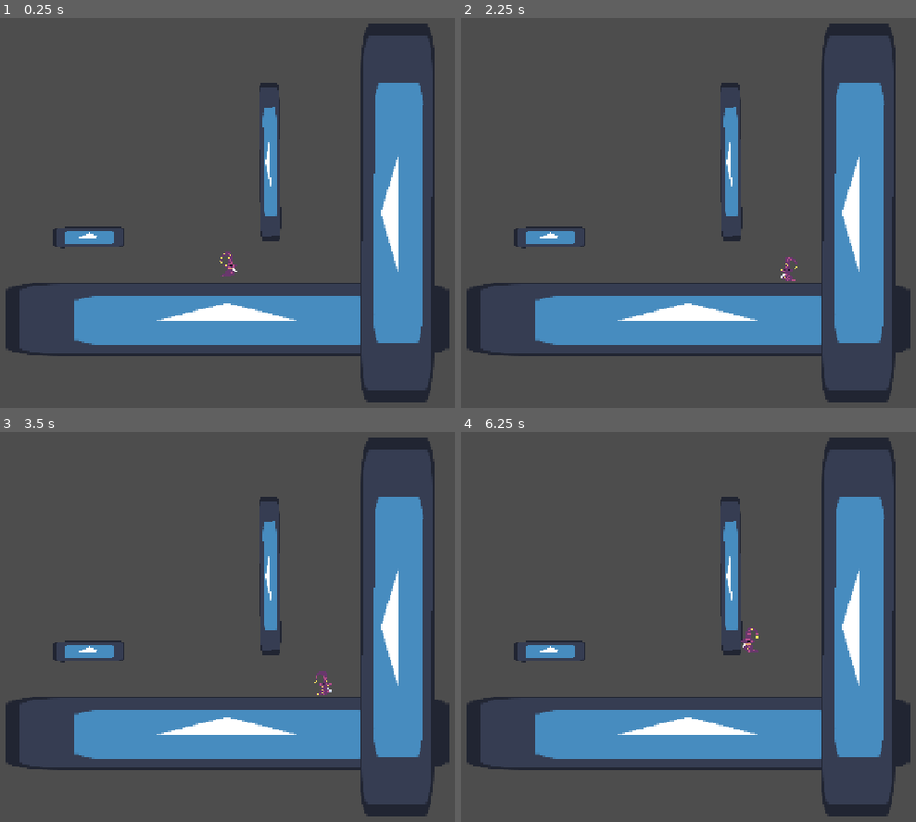
Above: before the commit, frames 1-4 (two rows, left to right).
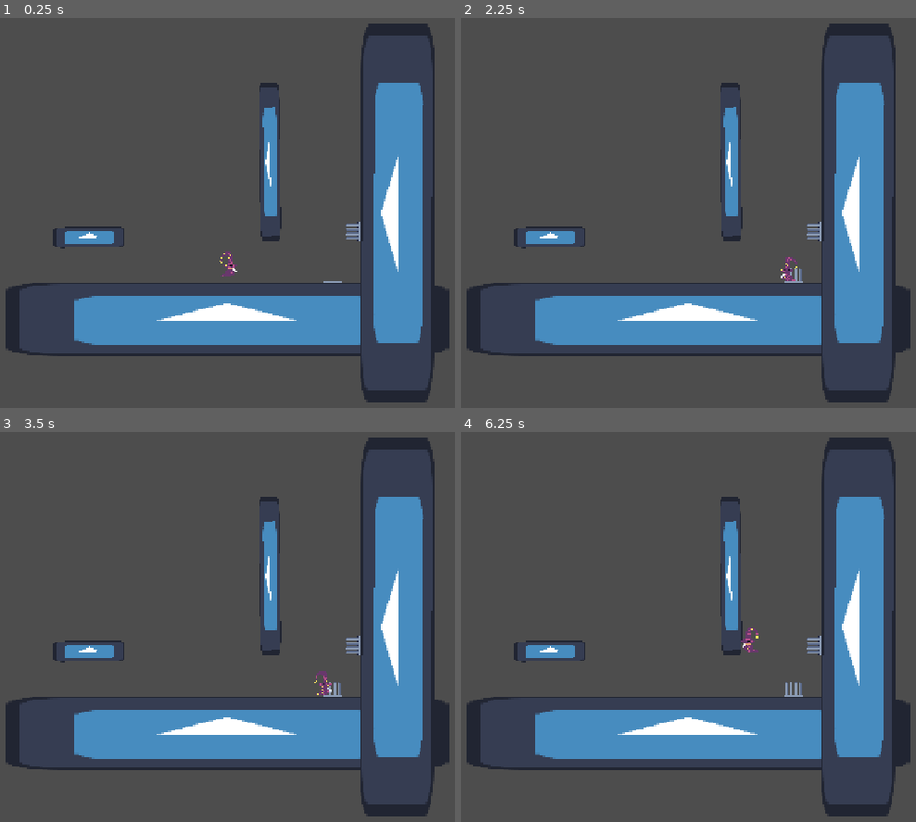
Above: after the commit, the same moments.

Repository: ADKeiber/WizardPlatformGame
Game: Godot game, scene res://scenes/levels/testlevel.tscn
Same seed, same stepped clock (60 frames per second), same inputs: the game is played once before the commit and once after it. The engine's default icon, where the game draws it, is replaced by a stand-in: a white triangle on a blue panel in a dark square.
Inputs (mouse positions are in pixels of both pictures, inside the frame that each line leads up to):
- Up to frame 1 (0.25 s): no input
- Up to frame 2 (2.25 s): move the mouse to (884, 197) at 0.52 s; hold D (move_right) 0.53-2.03 s; tap Mouse wheel down (Down-Scroll) at 0.6 s; tap Space (jump) at 0.77, 1.52 s; move the mouse to (574, 240) at 1.27 s; tap E (E-Key) at 1.35 s; tap Enter at 2 s; move the mouse to (797, 127) at 2.02 s; press the mouse at (797, 127) at 2.03 s; hold A (move_left) from 2.03 s (still down)
- Up to frame 3 (3.5 s): move the mouse to (222, 716) at 2.77 s; release A (move_left) at 2.78 s; release the mouse at (222, 716) at 2.78 s; hold D (move_right) from 2.78 s (still down); tap Shift (L-Shift) at 2.85 s; tap Space (jump) at 3.02 s
- Up to frame 4 (6.25 s): move the mouse to (outside the picture) at 3.52 s; hold Q (Q-Key) 3.53-4.28 s; tap Space (jump) at 3.77, 4.25, 4.52, 6.02 s; move the mouse to (501, 572) at 4.27 s; release D (move_right) at 4.28 s; hold A (move_left) 4.28-5.03 s; tap Mouse wheel up (Up-Scroll) at 4.35 s; move the mouse to (761, 634) at 5.02 s; hold D (move_right) 5.03-5.78 s; tap Mouse wheel down (Down-Scroll) at 5.1 s; move the mouse to (611, 529) at 5.77 s; hold A (move_left) from 5.78 s (still down); tap E (E-Key) at 5.85 s

The runs differ from the first frame. In frame 1, 0.1% of the frame differs, in the area x 71-80%, y 52-68%; in frame 2, 0.2%; in frame 3, 0.2%; in frame 4, 0.2%.

Commit message:
Spike scene created
Spike scene created and working

Diff:
--- a/components/placeable_component.tscn
+++ b/components/placeable_component.tscn
@@ -13,7 +13,7 @@
 	# do something with selection
 
 func _on_placed() -> void:
-
+	pass
 "
 
 [node name="PlaceableComponent" type="Node2D" unique_id=1192867037]
--- a/scenes/character/wizard.gd
+++ b/scenes/character/wizard.gd
@@ -1,4 +1,5 @@
 extends CharacterBody2D
+class_name Wizard
 
 @export var speed : int = 300
 @export var acceleration : int = 60
--- a/scenes/levels/testlevel.tscn
+++ b/scenes/levels/testlevel.tscn
@@ -1,5 +1,6 @@
 [gd_scene format=3 uid="uid://dq2ocxyvl6a2b"]
 
+[ext_resource type="PackedScene" uid="uid://b0vnve3tive8s" path="res://scenes/platforms/spikes.tscn" id="1_3hckn"]
 [ext_resource type="PackedScene" uid="uid://c2drvg5n10vpi" path="res://scenes/character/wizard.tscn" id="1_b81ow"]
 [ext_resource type="Texture2D" uid="uid://tuupvmd0ge7k" path="res://icon.svg" id="2_wopdt"]
 
@@ -12,6 +13,14 @@
 size = Vector2(271.88177, 34.426548)
 
 [node name="testlevel" type="Node2D" unique_id=894645183]
+
+[node name="Spikes2" parent="." unique_id=1902292362 instance=ExtResource("1_3hckn")]
+position = Vector2(761, 455)
+_static = false
+
+[node name="Spikes" parent="." unique_id=254715732 instance=ExtResource("1_3hckn")]
+position = Vector2(794, 381.99997)
+rotation = -1.5761151
 
 [node name="StaticBody2D" type="StaticBody2D" parent="." unique_id=2033979914]
 position = Vector2(595, 468)
--- /dev/null
+++ b/scenes/platforms/spikes.gd
@@ -0,0 +1,59 @@
+extends Node2D
+
+
+@export var _static : bool
+@export var down_time : float = 2.0
+@export var up_time : float = 2.0
+
+
+@onready var timer : Timer = $Timer
+@onready var animation : AnimatedSprite2D = $AnimatedSprite2D
+@onready var area : Area2D = $Area2D
+var up : bool = false
+var player : Wizard
+
+func  _ready() -> void:
+	if _static  == true:
+		animation.play("static")
+		up = true
+	else:
+		timer.wait_time = down_time
+		timer.start()
+
+
+func _on_area_2d_body_entered(body: Node2D) -> void:
+	if body is Wizard:
+		player = body
+	if up == true:
+		check_death()
+
+
+func _on_area_2d_body_exited(body: Node2D) -> void:
+	if body is Wizard:
+		player = null
+
+
+
+
+func _on_timer_timeout() -> void:
+	if up == false:
+		animation.play("activate")
+		up = true
+		check_death()
+		timer.wait_time = up_time
+		timer.start()
+
+
+	elif up == true:
+		animation.play_backwards("activate")
+		up = false
+		timer.wait_time = down_time
+		timer.start()
+
+func check_death() -> void:
+	if up == true and player != null:
+		#player.dies()
+		print("death")
+
+	else:
+		return
--- /dev/null
+++ b/scenes/platforms/spikes.tscn
@@ -0,0 +1,90 @@
+[gd_scene format=3 uid="uid://b0vnve3tive8s"]
+
+[ext_resource type="Script" uid="uid://csml8jryxsfh4" path="res://scenes/platforms/spikes.gd" id="1_alnme"]
+[ext_resource type="Texture2D" uid="uid://cplr756nm2og7" path="res://assets/art/platform/Spikes.png" id="1_e5nh7"]
+
+[sub_resource type="AtlasTexture" id="AtlasTexture_alnme"]
+atlas = ExtResource("1_e5nh7")
+region = Rect2(0, 160, 32, 32)
+
+[sub_resource type="AtlasTexture" id="AtlasTexture_wl7le"]
+atlas = ExtResource("1_e5nh7")
+region = Rect2(0, 128, 32, 32)
+
+[sub_resource type="AtlasTexture" id="AtlasTexture_6c0ts"]
+atlas = ExtResource("1_e5nh7")
+region = Rect2(0, 96, 32, 32)
+
+[sub_resource type="AtlasTexture" id="AtlasTexture_h68s7"]
+atlas = ExtResource("1_e5nh7")
+region = Rect2(0, 64, 32, 32)
+
+[sub_resource type="AtlasTexture" id="AtlasTexture_evgsm"]
+atlas = ExtResource("1_e5nh7")
+region = Rect2(0, 32, 32, 32)
+
+[sub_resource type="AtlasTexture" id="AtlasTexture_khtoo"]
+atlas = ExtResource("1_e5nh7")
+region = Rect2(0, 0, 32, 32)
+
+[sub_resource type="AtlasTexture" id="AtlasTexture_yehrh"]
+atlas = ExtResource("1_e5nh7")
+region = Rect2(0, 0, 32, 32)
+
+[sub_resource type="SpriteFrames" id="SpriteFrames_vgf6b"]
+animations = [{
+"frames": [{
+"duration": 1.0,
+"texture": SubResource("AtlasTexture_alnme")
+}, {
+"duration": 1.0,
+"texture": SubResource("AtlasTexture_wl7le")
+}, {
+"duration": 1.0,
+"texture": SubResource("AtlasTexture_6c0ts")
+}, {
+"duration": 1.0,
+"texture": SubResource("AtlasTexture_h68s7")
+}, {
+"duration": 1.0,
+"texture": SubResource("AtlasTexture_evgsm")
+}, {
+"duration": 1.0,
+"texture": SubResource("AtlasTexture_khtoo")
+}],
+"loop": 0,
+"name": &"activate",
+"speed": 30.0
+}, {
+"frames": [{
+"duration": 1.0,
+"texture": SubResource("AtlasTexture_yehrh")
+}],
+"loop": 0,
+"name": &"static",
+"speed": 5.0
+}]
+
+[sub_resource type="RectangleShape2D" id="RectangleShape2D_vgf6b"]
+size = Vector2(26, 20)
+
+[node name="Spikes" type="Node2D" unique_id=1902292362]
+script = ExtResource("1_alnme")
+_static = true
+
+[node name="AnimatedSprite2D" type="AnimatedSprite2D" parent="." unique_id=1627421790]
+sprite_frames = SubResource("SpriteFrames_vgf6b")
+animation = &"activate"
+
+[node name="Area2D" type="Area2D" parent="." unique_id=1416144307]
+
+[node name="CollisionShape2D" type="CollisionShape2D" parent="Area2D" unique_id=96463856]
+position = Vector2(0, 2)
+shape = SubResource("RectangleShape2D_vgf6b")
+
+[node name="Timer" type="Timer" parent="." unique_id=691511950]
+one_shot = true
+
+[connection signal="body_entered" from="Area2D" to="." method="_on_area_2d_body_entered"]
+[connection signal="body_exited" from="Area2D" to="." method="_on_area_2d_body_exited"]
+[connection signal="timeout" from="Timer" to="." method="_on_timer_timeout"]
Not shown, added: scenes/platforms/spikes.gd.uid
